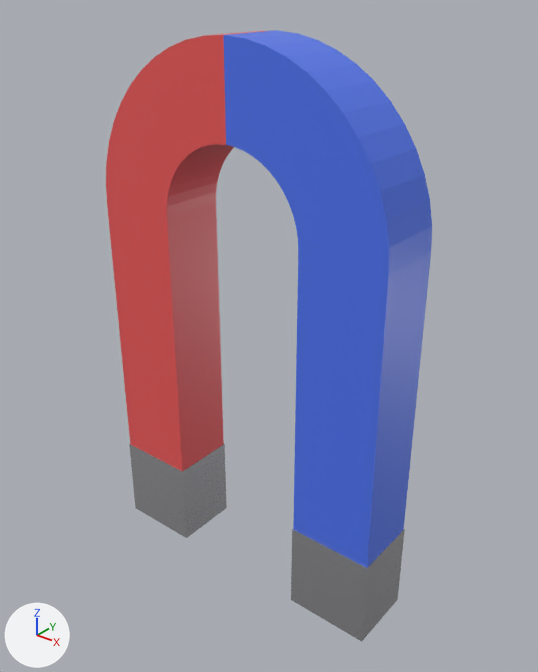
Two versions of the FBX model assets/items/Magnet.fbx, one commit apart.
Rendered twice from a camera (50 mm lens) standing at (0.495, -0.591, 0.69) and looking at (0.014, 0.01, 0.318). The lights are fixed; the arrows at lower left show +X, +Y and +Z. The older version comes first.

Names of what the first picture shows: 'ArcL', 'ArcR', 'ArmL', 'ArmR', 'TipL', 'TipR'.
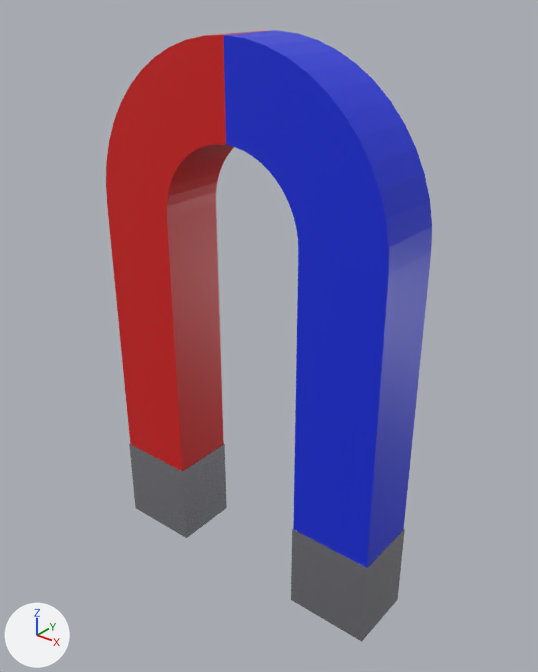
Where the newer file only moved an object's origin or applied its transform, the numbers keep the older frame.

What differs and where, as boxes (x1, y1, x2, y2) in the pictures (538 x 672 px):
'ArmR', surface changed (darker): (293, 251, 431, 567) in both
'ArcR', surface changed (darker): (223, 30, 432, 275) in both
'ArmL', surface changed (darker): (107, 202, 224, 471) in both
'ArcL', surface changed (darker): (106, 30, 275, 217) in both

The change in detail:
Picture 'Magnet_Blue_013_flat' (img_magnet_blue_013_flat) is new.
Picture 'Magnet_Red_032_flat' (img_magnet_red_032_flat) is new.
In material 'Blue.013' (mat_blue_013), base_color is no longer (0.08, 0.18, 0.88), blue #5076f1.
In material 'Blue.013' (mat_blue_013), texture is now set to img_magnet_blue_013_flat, with its transparency.
In material 'Red.032' (mat_red_032), base_color is no longer (0.85, 0.1, 0.1), red #ed5959.
In material 'Red.032' (mat_red_032), texture is now set to img_magnet_red_032_flat, with its transparency.
